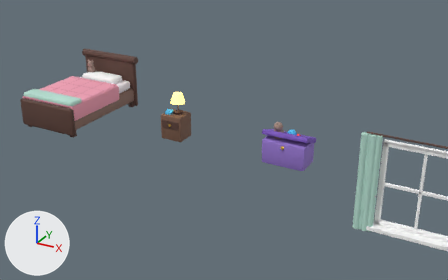
An edit to the Blender file 3d/blender/blend/dina.blend, drawn before and after from the same camera.
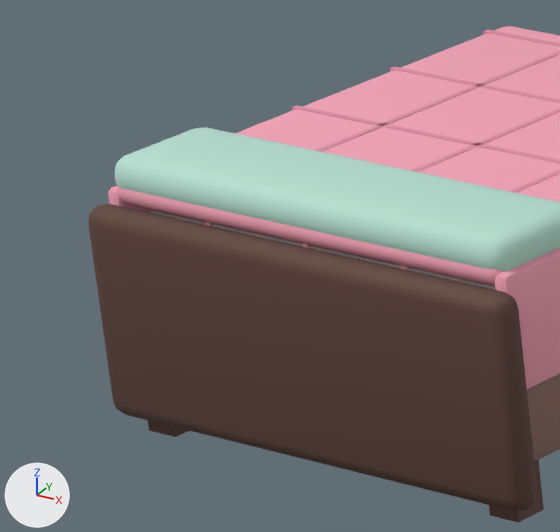
Each version is shown from a 50 mm lens placed at (135.45, -10.33, 5.34), pointed at (129.49, 0.52, -0.08), then close up on the part from 2% to 18% of the width and 26% to 50% of the height. The axes (+X, +Y, +Z) are drawn at lower left. The lights are the same throughout. The last two pictures show the newer version.

The first close-up shows 'Bed_mesh', 'Quilt'.
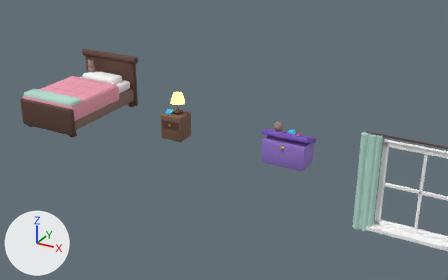
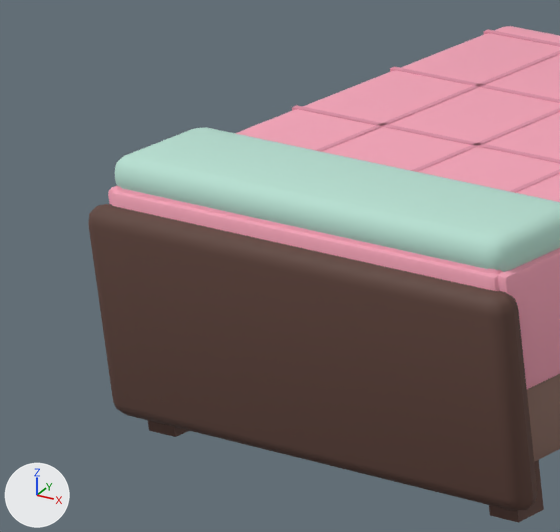
What the commit changed:
me_quilt is used by ob_quilt; parent ob_bed; location (0.0, -1.1, 0.7).
me_quilt had 360 vertices, 346 faces and spanned x -0.71..0.71, y 0.0..1.6, z -0.33..0.1.
me_quilt now has 416 vertices, 400 faces and spans x -0.71..0.71, y -0.01..1.6, z -0.33..0.1.
me_quilt part 1: 2 vertices moved within x -0.67..0.67, y 0.03, z -0.01; 56 vertices added at x -0.69..0.69, y -0.01..0.03, z -0.33..0.01.

Changed parts and their boxes [x1, y1, x2, y2] in the close-ups (560 x 532 px):
part 1 of me_quilt, built on
    after: [111, 183, 505, 291]
